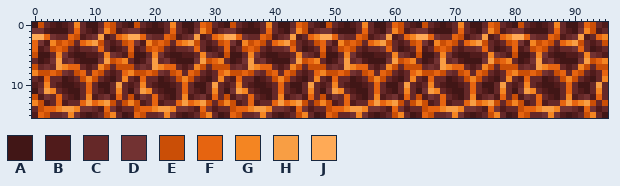
One commit to this sprite sheet: res/textures/blocks/magma.png. Above, as it was before the edit.
The file is 96x16 pixels. Colours within 5 levels of each other are drawn and written as one.
Palette (. is transparent): A #411616  B #501b1b  C #652828  D #723232  E #ca4e06  F #e66410  G #f48522  H #f89e44  J #ffaa56
Once edited:
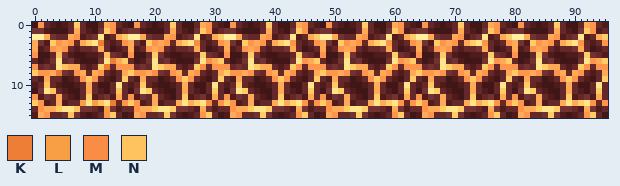
Colours new in this view: K #ee7e36  L #f89e44  M #fa8d45  N #fec35f
Changes in this commit:
@@ palette @@
-E #ca4e06
+E #ff944c
-F #e66410
+F #ffaa56
-G #f48522
+G #ffcc68
-H #f89e44
+H #ffe58a
-J #ffaa56
+J #fff19f
@@ x 0..31 @@
  2 JJFDCCFEBCDHBCFGJJFDCCFEBCDHBCFG
- 3 FDBGEFECFGHECBCEFDBGEFECFGHECBCE
+ 3 FDBGEFECFGHKCBCEFDBGEFECFGHMCBCE
  4 FBCEFECBCCDFCABCFBCEFECBCCDFCABC
- 5 EAACGDBAABBCGDCBEAACGDBAABBCGDCB
- 6 CABDHCDBAAADHEFGCABDHCDBAAADHEFG
- 7 ECDCHGFFCBCGECEEECDCHGFFCBCGECEE
- 8 GEEFEDCEFCFECBCFGEEFEDCEFCFECBCF
+ 5 EAACNDBAABBCNDCBEAACGDBAABBCGDCB
+ 6 CABDHCDBAAADHKFGCABDHCDBAAADHMFG
+ 7 ECDCHNFFCBCGKCEEECDCHGFFCBCGMCEE
+ 8 GEEFKDCEFCFECBCFGEEFMDCEFCFECBCF
  9 CBFCCABCEGECBACGCBFCCABCEGECBACG
-10 BCGCBAABCFCAACHCBCGCBAABCFCAACHC
-11 ADHGCBAACFCBACGCADHGCBAACFCBACGC
+10 BCNCBAABCFCAACHCBCGCBAABCFCAACHC
+11 ADHNCBAACFCBACNCADHGCBAACFCBACGC
 12 EBDCFCBACGBCDBFCEBDCFCBACGBCDBFC
-13 GEBCFBCCFHFGHECEGEBCFBCCFHFGHECE
-14 CEFFGHHGDDCBFDBCCEFFGHHGDDCBFDBC
-15 BFECCDGDBABCEGCABFECCDGDBABCEGCA
+13 GEBCFBCCLHLNHKCEGEBCFBCCFHFGHMCE
+14 CEFFGHHNDDCBLDBCCEFFGHHGDDCBFDBC
+15 BFECCDNDBABCEGCABFECCDGDBABCEGCA
Changed places in both pictures, as pixel boxes (x1, y1, x2, y2):
changed: (32, 22, 608, 118)
